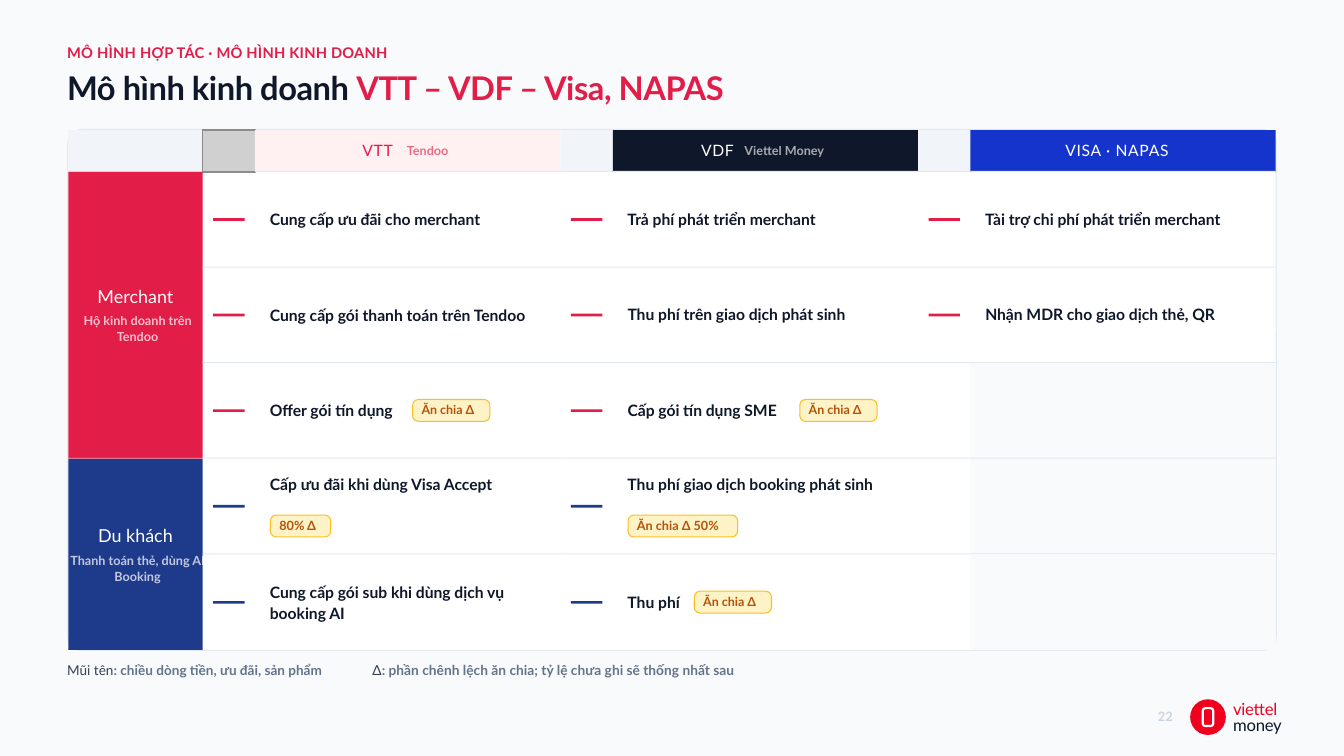
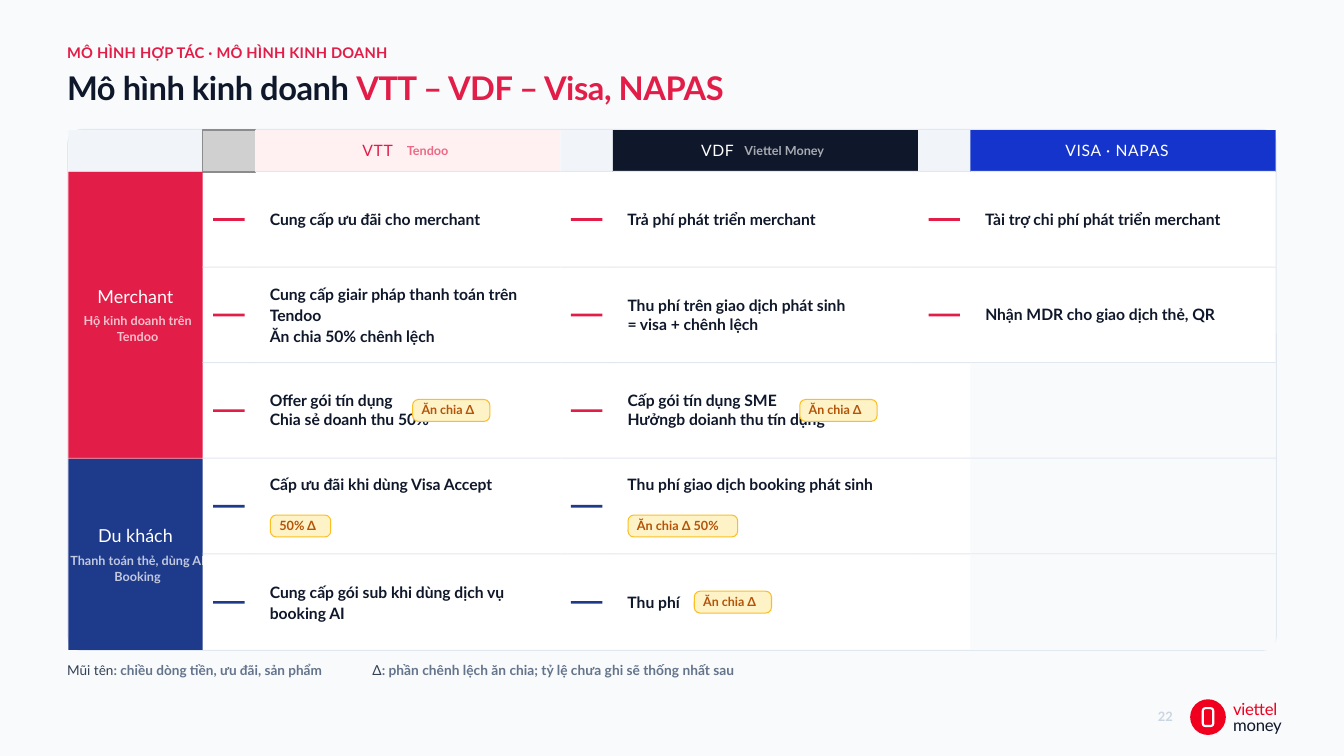
Before and after one commit to hnhuy2403/merchant_new, a slide deck: slide 22 of _bmad-output/planning-artifacts/to-trinh-merchant-the-he-moi-slides.pptx. Drawn at 1344x756 pixels with LibreOffice and Linux fonts; fonts in the diff are those of the drawing; grey boxes stand for pictures; background and template pictures are left out. Boxes give left, top, right and bottom in pixels: in the first picture for what was removed or moved away, otherwise in the second. Text is boxed around its words. In the diff, an @@ line names an element or a change of style, - is before the commit and + after.

```diff
--- a/_bmad-output/planning-artifacts/to-trinh-merchant-the-he-moi-slides.pptx
+++ b/_bmad-output/planning-artifacts/to-trinh-merchant-the-he-moi-slides.pptx
@@ text at (270,287,518,345): text changed @@
-Cung cấp gói thanh toán trên Tendoo
+Cung cấp giair pháp thanh toán trên Tendoo
+Ăn chia 50% chênh lệch
@@ text at (640,318,759,333): paragraph added @@
+= visa + chênh lệch
@@ text at (270,411,429,429): paragraph added @@
+Chia sẻ doanh thu 50%
@@ text at (628,411,825,429): paragraph added @@
+Hưởngb doianh thu tín dụng
@@ text at (279,520,316,530): text changed @@
-80% Δ
+50% Δ
```
Also in this commit, not shown: 3 other slides changed, 3 other files.
